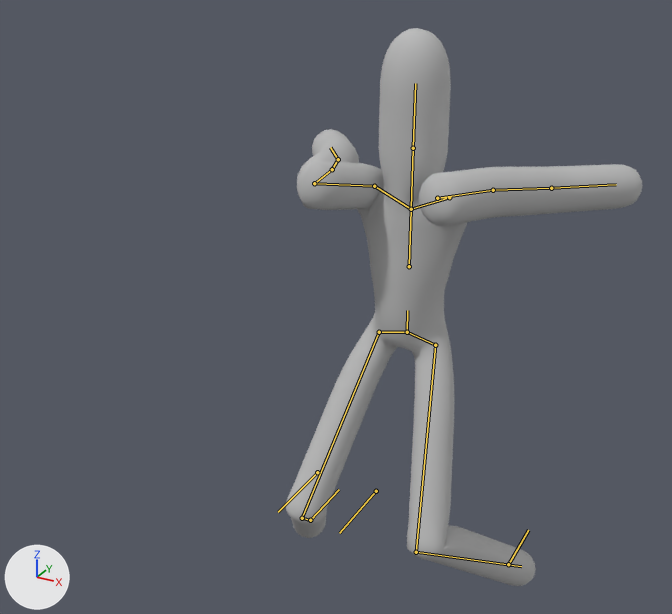
A saved change to the FBX model Assets/models/the children animated 2 .fbx.
Before and after are seen from a 50 mm camera at (4.89, -10.99, 9.97) aimed at (-0.51, -1.16, 5.06). Arrows for +X, +Y and +Z are at lower left; the lights stay in place. Both versions are drawn at frame 1 of the action 'Armature|Startle'; the numbers are the values there. The bones that bend it are drawn over the model as lines.

Objects in the first picture: 'Child base mesh (no costume).001'.
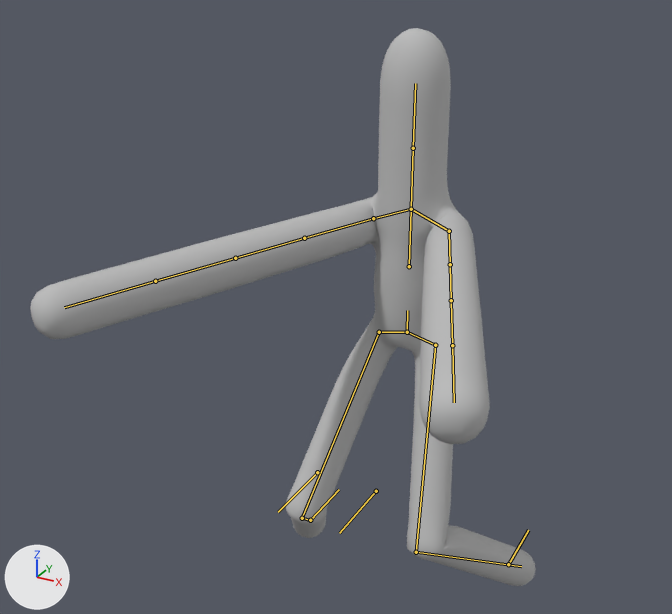
The edits, one by one:
Bone 'arm 1 L' (bone_arm_1_l) turns from (2, -1, 46) to (0, 0, 0) degrees about its own x, y and z.
Bone 'arm 3 L' (bone_arm_3_l) turns from (-130, -53, -27) to (0, 0, 0) degrees about its own x, y and z.
Bone 'arm 4 L' (bone_arm_4_l) turns from (8, 0, 0) to (0, 0, 0) degrees about its own x, y and z.
Bone 'arm 5 L' (bone_arm_5_l) turns from (9, 0, 5) to (0, 0, 0) degrees about its own x, y and z.
Bone 'arm 1 R' (bone_arm_1_r) turns from (2, 1, -46) to (0, 0, 0) degrees about its own x, y and z.
Bone 'arm 3 R' (bone_arm_3_r) turns from (-129, 56, 29) to (0, 0, 0) degrees about its own x, y and z.
Bone 'arm 4 R' (bone_arm_4_r) turns from (7, 0, 0) to (0, 0, 0) degrees about its own x, y and z.
Bone 'arm 5 R' (bone_arm_5_r) turns from (9, 0, -5) to (0, 0, 0) degrees about its own x, y and z.

Location of each change, (x1, y1, x2, y2) in pixels of the pictures (672 x 614 px):
'Child base mesh (no costume).001', posed (42% wider): before (285, 28, 642, 586); after (30, 28, 536, 586)
bone 'arm 1 L', root to tip: before (411, 209) to (449, 197); after (411, 209) to (449, 231)
bone 'arm 3 L', root to tip: before (437, 198) to (493, 190); after (450, 264) to (451, 300)
bone 'arm 4 L', root to tip: before (493, 190) to (551, 188); after (451, 300) to (452, 345)
bone 'arm 5 L', root to tip: before (551, 188) to (616, 184); after (452, 345) to (454, 402)
bone 'arm 1 R', root to tip: before (411, 209) to (374, 186); after (411, 209) to (373, 218)
bone 'arm 3 R', root to tip: before (314, 183) to (332, 169); after (304, 238) to (235, 258)
bone 'arm 4 R', root to tip: before (332, 169) to (338, 159); after (235, 258) to (155, 281)
bone 'arm 5 R', root to tip: before (338, 159) to (330, 147); after (155, 281) to (64, 307)
